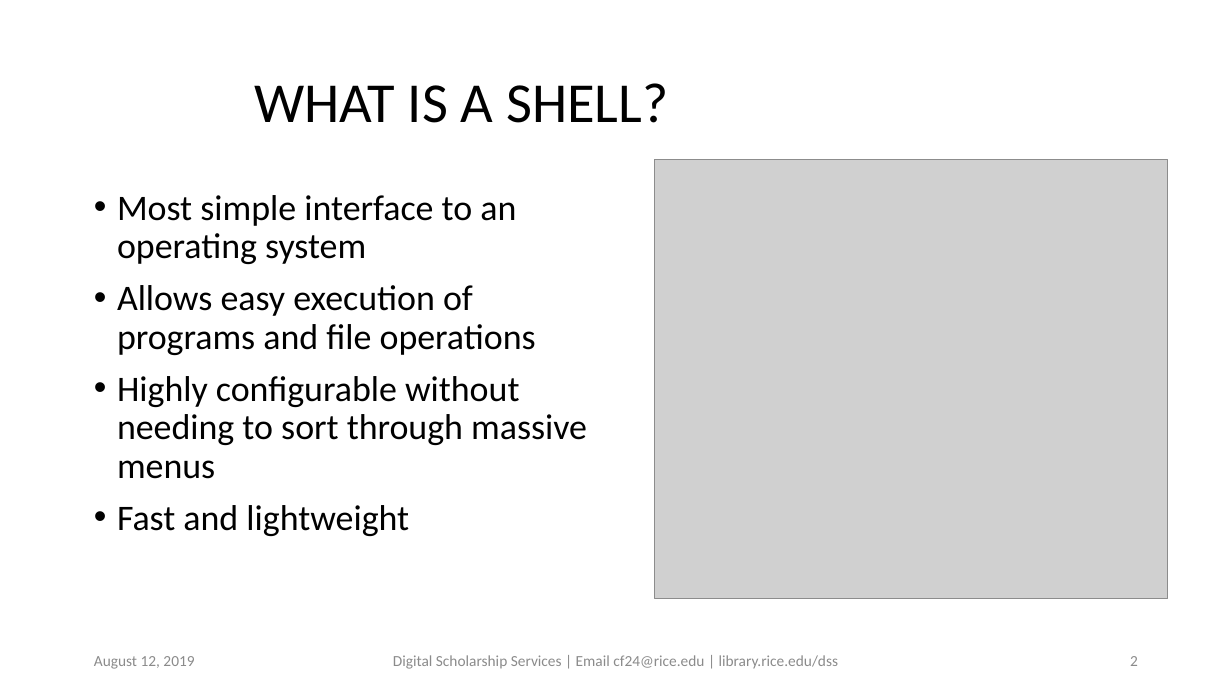
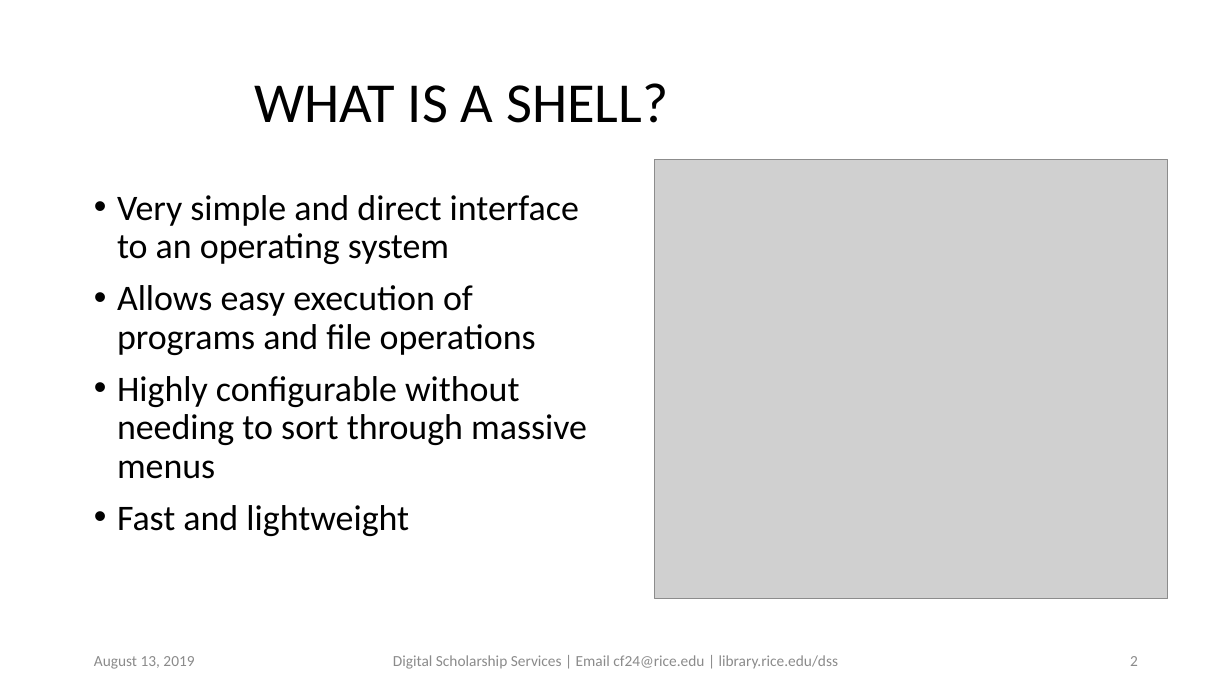
Before and after one commit to bakitybacon/rice-data-and-donuts, a slide deck: slide 2 of bash/Introduction to Bash.pptx. Drawn at 1232x693 pixels with LibreOffice and Linux fonts; fonts in the diff are those of the drawing; grey boxes stand for pictures; background and template pictures are left out. Boxes give left, top, right and bottom in pixels: in the first picture for what was removed or moved away, otherwise in the second. Text is boxed around its words. In the diff, an @@ line names an element or a change of style, - is before the commit and + after.

```diff
--- a/bash/Introduction to Bash.pptx
+++ b/bash/Introduction to Bash.pptx
@@ text at (117, 195, 579, 264): text changed @@
-• Most simple interface to an operating system
+• Very simple and direct interface to an operating system
@@ text at (94, 656, 194, 669): text changed @@
-August 12, 2019
+August 13, 2019
```
Also in this commit, not shown: 13 other slides changed, 15 slides added.
